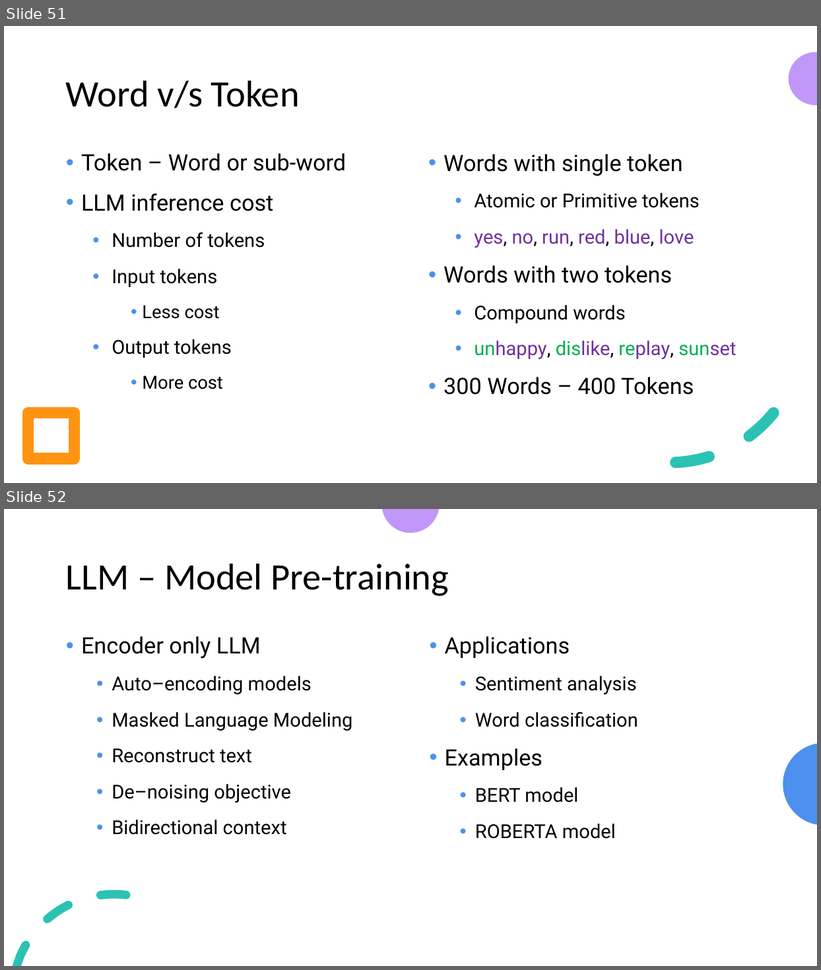
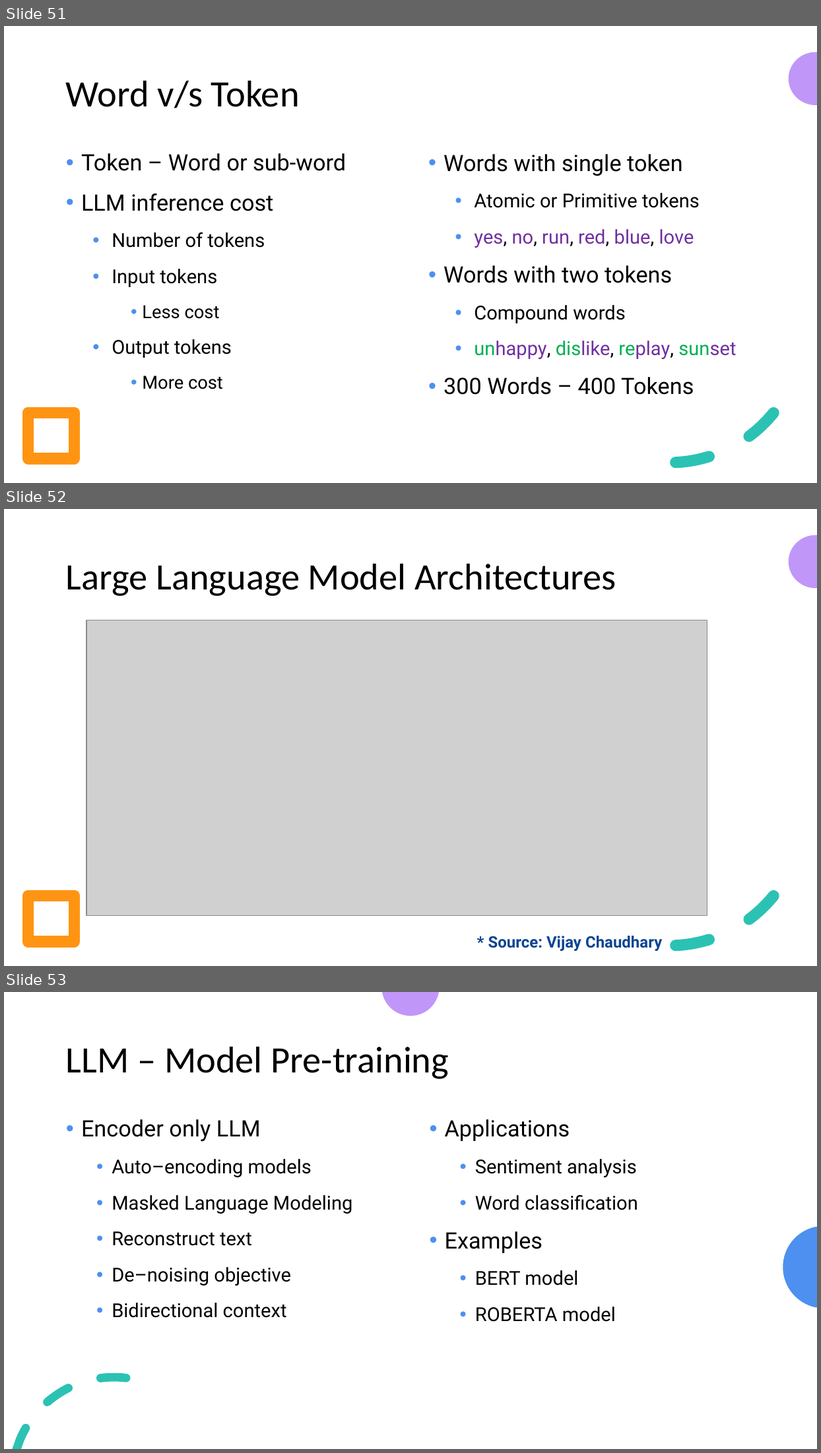
Before and after one commit to look4pritam/LargeLanguageModels, a slide deck: Presentations/IUAC-2024/Introduction_to_Large_Language_Models-From_Foundation_to_Real_World_Applications.pptx. Shown one above the other, each under a label of ours: slides 51 and 52 before the commit, slides 51, 52 and 53 after it. The pictures are 821x970 and 821x1453 pixels, drawn with LibreOffice and Linux fonts; fonts in the diff are those of the drawing; grey boxes stand for pictures. Boxes give left, top, right and bottom in pixels: in the first picture for what was removed or moved away, otherwise in the second. Text is boxed around its words. In the diff, an @@ line names an element or a change of style, - is before the commit and + after.

```diff
--- a/Presentations/IUAC-2024/Introduction_to_Large_Language_Models-From_Foundation_to_Real_World_Applications.pptx
+++ b/Presentations/IUAC-2024/Introduction_to_Large_Language_Models-From_Foundation_to_Real_World_Applications.pptx
@@ slide 52 added at <box>4,509,817,966</box>, background #FFFFFF; not listed: 3 template elements that a slide beside it also shows @@
@@ title added at <box>66,563,616,596</box>, 33 pt, text #000000 @@
+Large Language Model Architectures
@@ picture added at <box>86,621,708,916</box> @@
@@ text added at <box>488,936,662,951</box>, 14 pt, text #0D4491, bold @@
+* Source: Vijay Chaudhary
@@ what was slide 52 is now slide 53 @@
```
Also in this commit, not shown: 1 other slide added.
